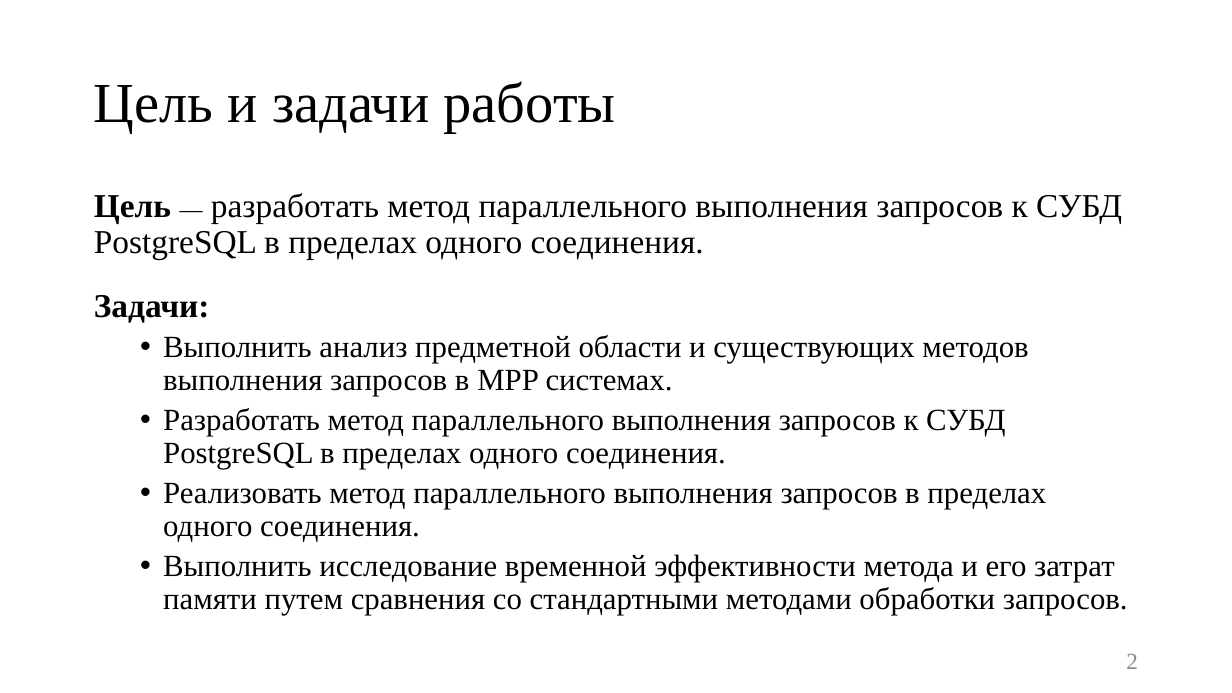
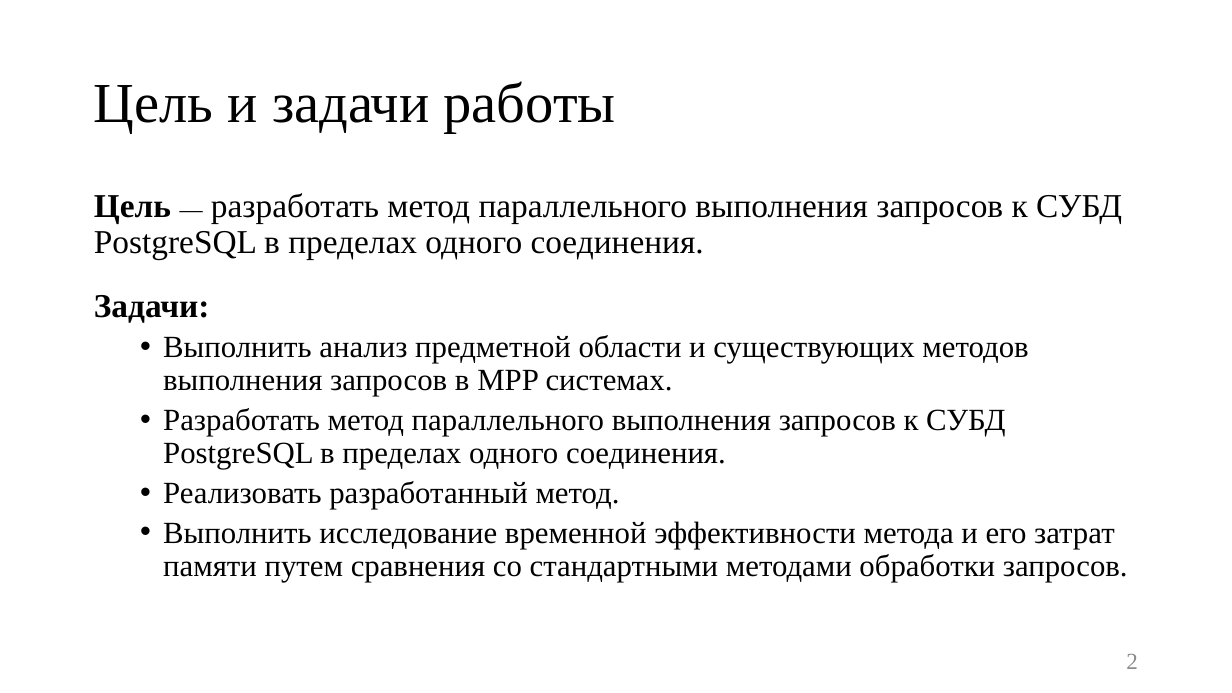
Before and after one commit to platosha-git/Diplom-theory, a slide deck: slide 2 of Презентация.pptx. Drawn at 1232x693 pixels with LibreOffice and Linux fonts; fonts in the diff are those of the drawing. Boxes give left, top, right and bottom in pixels: in the first picture for what was removed or moved away, otherwise in the second. Text is boxed around its words. In the diff, an @@ line names an element or a change of style, - is before the commit and + after.

```diff
--- a/Презентация.pptx
+++ b/Презентация.pptx
@@ text at [163,481,620,509]: text changed @@
-  • Реализовать метод параллельного выполнения запросов в пределах одного соединения.
+  • Реализовать разработанный метод.
```
Also in this commit, not shown: 4 other slides changed, 10 other files.
